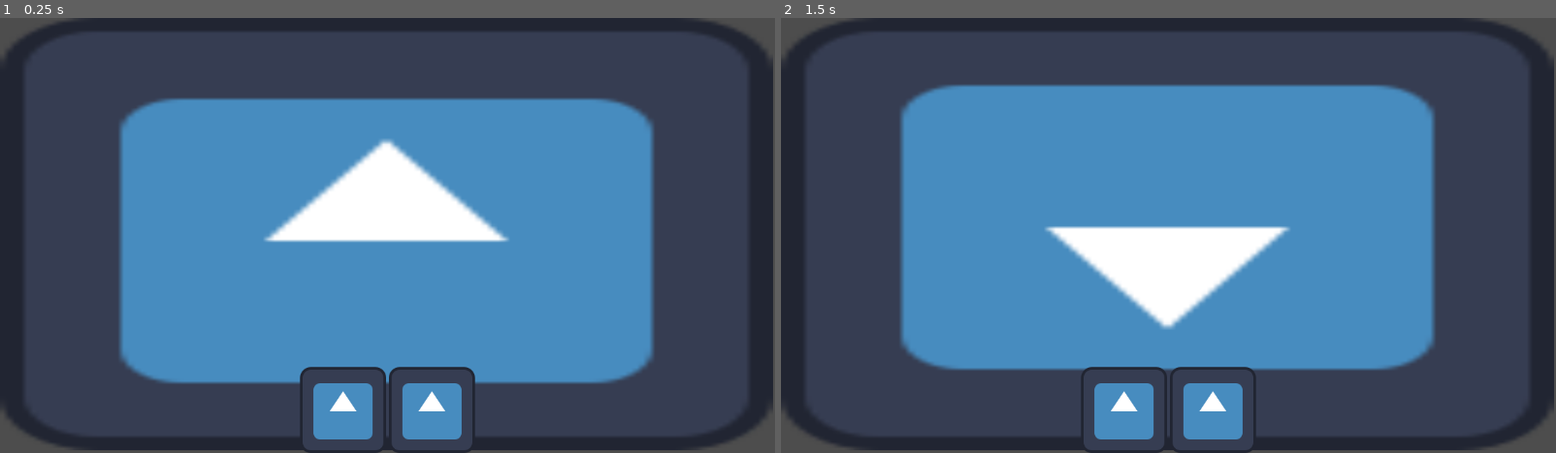
Above: before the commit, frames 1-2 (left to right).
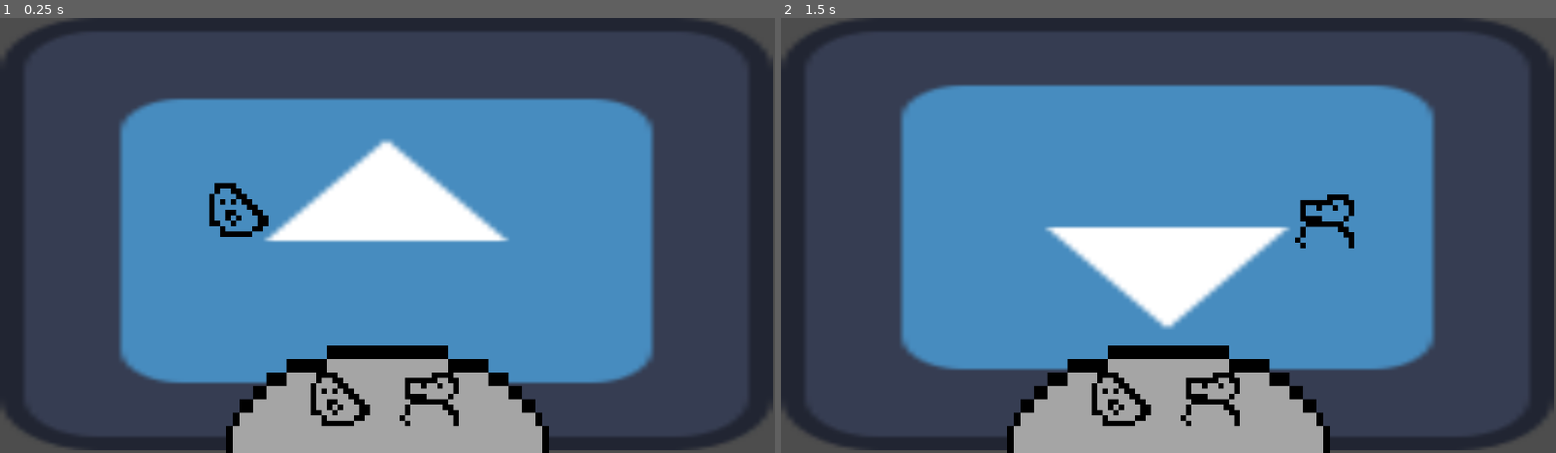
Above: after the commit, the same moments.

Repository: Nauviax/noirgame
Game: Godot game, scene res://scenes/main_scene.tscn
The game is run twice, just before and just after one commit, with the same random seed, the same clock (stepped at 60 frames per second) and the same inputs. The engine's default icon, where the game draws it, is replaced by a stand-in: a white triangle on a blue panel in a dark square.
Inputs (mouse positions are in pixels of both pictures, inside the frame that each line leads up to; where the layout moved, square brackets give the same spot in the first picture):
- Up to frame 1 (0.25 s): no input
- Up to frame 2 (1.5 s): click (1122, 400) [1122, 409] at 0.5 s; click (1215, 409) at 1.27 s

The runs differ from the first frame. In frame 1, 8.7% of the frame differs, in the area x 26-71%, y 37-100%; in frame 2, 8.7%.

Commit message:
Toolbar work, added placeholder textures

Diff:
--- a/scenes/locations/base_location.gd
+++ b/scenes/locations/base_location.gd
@@ -3,3 +3,6 @@
 
 ## Name of location, unique
 @export var location_name: String = "Base Location"
+
+## Image to use for selector button
+@export var location_icon: Texture
--- a/scenes/locations/base_location.tscn
+++ b/scenes/locations/base_location.tscn
@@ -1,9 +1,11 @@
-[gd_scene load_steps=2 format=3 uid="uid://btm57ihbnbuo6"]
+[gd_scene load_steps=3 format=3 uid="uid://btm57ihbnbuo6"]
 
 [ext_resource type="Script" path="res://scenes/locations/base_location.gd" id="1_xr1op"]
+[ext_resource type="Texture2D" uid="uid://bbmyacmxyi05t" path="res://icon.svg" id="2_w6did"]
 
 [node name="BaseLocation" type="Node2D"]
 script = ExtResource("1_xr1op")
 location_name = null
+location_icon = ExtResource("2_w6did")
 
 [node name="Background" type="Sprite2D" parent="."]
--- a/scenes/locations/inside_location.tscn
+++ b/scenes/locations/inside_location.tscn
@@ -1,12 +1,18 @@
-[gd_scene load_steps=3 format=3 uid="uid://c7witf3tlm7tb"]
+[gd_scene load_steps=4 format=3 uid="uid://c7witf3tlm7tb"]
 
 [ext_resource type="PackedScene" uid="uid://btm57ihbnbuo6" path="res://scenes/locations/base_location.tscn" id="1_oshgo"]
+[ext_resource type="Texture2D" uid="uid://bycmduqjdjy14" path="res://randomplaceholders/Thing1.png" id="2_8owp1"]
 [ext_resource type="Texture2D" uid="uid://bbmyacmxyi05t" path="res://icon.svg" id="2_wkhv7"]
 
 [node name="BaseLocation" instance=ExtResource("1_oshgo")]
 location_name = "Inside"
+location_icon = ExtResource("2_8owp1")
 
 [node name="Background" parent="." index="0"]
 position = Vector2(574.5, 322)
 scale = Vector2(8.97656, 5.03125)
 texture = ExtResource("2_wkhv7")
+
+[node name="Thing1" type="Sprite2D" parent="." index="1"]
+position = Vector2(359, 286)
+texture = ExtResource("2_8owp1")
--- a/scenes/locations/outside_location.tscn
+++ b/scenes/locations/outside_location.tscn
@@ -1,13 +1,19 @@
-[gd_scene load_steps=3 format=3 uid="uid://c34eynjqtbvev"]
+[gd_scene load_steps=4 format=3 uid="uid://c34eynjqtbvev"]
 
 [ext_resource type="PackedScene" uid="uid://btm57ihbnbuo6" path="res://scenes/locations/base_location.tscn" id="1_gxxq4"]
+[ext_resource type="Texture2D" uid="uid://scisw6byfwdb" path="res://randomplaceholders/Thing2.png" id="2_43n25"]
 [ext_resource type="Texture2D" uid="uid://bbmyacmxyi05t" path="res://icon.svg" id="2_rxwbp"]
 
 [node name="BaseLocation" instance=ExtResource("1_gxxq4")]
 location_name = "Inside"
+location_icon = ExtResource("2_43n25")
 
 [node name="Background" parent="." index="0"]
 position = Vector2(574.5, 322)
 scale = Vector2(8.97656, 5.03125)
 texture = ExtResource("2_rxwbp")
 flip_v = true
+
+[node name="Thing2" type="Sprite2D" parent="." index="1"]
+position = Vector2(812, 303)
+texture = ExtResource("2_43n25")
--- a/scenes/main_scene.gd
+++ b/scenes/main_scene.gd
@@ -2,38 +2,36 @@
 extends Node2D
 class_name MainScene
 
+## Array of all locations, packed scenes.
+@export var locations_unloaded: Array[PackedScene]
 
-@export_category("PackedScenes")
-
-## Array of all locations, packed scenes.
-@export var locations: Array[PackedScene]
+## Array of instantiated locations.
+var locations: Array[Location] = []
 
 ## Reference to location button scene, to populate UI with options.
 @export var location_button: PackedScene
 
-
-@export_category("UI elements")
-
 ## Location selector UI element, to add children to.
 @export var location_selector: Control
 # (I like adding references to UI like this, so if we move it around later it doesn't break the scripts.)
-
 
 ## Currently loaded location.
 var current_location: Location
 
 ## Onready, load the initial location and populate the UI.
 func _ready():
-	load_location(locations[0])
+	for location in locations_unloaded:
+		locations.push_back(location.instantiate())
+	show_location(locations[0])
 	for location in locations:
 		var button: LocationButton = location_button.instantiate()
 		button.location_to_load = location
+		button.texture_normal = location.location_icon
 		location_selector.add_child(button)
 
-
 ## Load a new location, unloading the current one.
-func load_location(new_location: PackedScene):
-	if current_location != null: # Shouldn't ever be false
-		current_location.queue_free()
-	current_location = new_location.instantiate()
+func show_location(new_location: Location):
+	if current_location: # Shouldn't ever be false.
+		remove_child(current_location)
+	current_location = new_location
 	add_child(current_location)
--- a/scenes/main_scene.tscn
+++ b/scenes/main_scene.tscn
@@ -1,17 +1,18 @@
-[gd_scene load_steps=6 format=3 uid="uid://ciqo7jrq2itxu"]
+[gd_scene load_steps=7 format=3 uid="uid://ciqo7jrq2itxu"]
 
 [ext_resource type="Script" path="res://scenes/main_scene.gd" id="1_41gje"]
 [ext_resource type="PackedScene" uid="uid://c7witf3tlm7tb" path="res://scenes/locations/inside_location.tscn" id="2_w55ox"]
 [ext_resource type="PackedScene" uid="uid://c34eynjqtbvev" path="res://scenes/locations/outside_location.tscn" id="3_al1ud"]
 [ext_resource type="PackedScene" uid="uid://bei0eo100huqm" path="res://ui/location_selector/location_button.tscn" id="4_kf4gn"]
+[ext_resource type="Texture2D" uid="uid://cls05x38txqwe" path="res://ui/ui_sprites/BasicToolbar.png" id="5_b7xis"]
 
 [sub_resource type="StyleBoxEmpty" id="StyleBoxEmpty_riku2"]
 
 [node name="MainScene" type="Node2D" node_paths=PackedStringArray("location_selector")]
 script = ExtResource("1_41gje")
-locations = Array[PackedScene]([ExtResource("2_w55ox"), ExtResource("3_al1ud")])
+locations_unloaded = Array[PackedScene]([ExtResource("2_w55ox"), ExtResource("3_al1ud")])
 location_button = ExtResource("4_kf4gn")
-location_selector = NodePath("UI/LevelSelect")
+location_selector = NodePath("UI/LevelSelectToolbar/LevelSelect")
 
 [node name="Camera2D" type="Camera2D" parent="."]
 anchor_mode = 0
@@ -23,7 +24,19 @@
 offset_bottom = 40.0
 theme_override_styles/panel = SubResource("StyleBoxEmpty_riku2")
 
-[node name="LevelSelect" type="HBoxContainer" parent="UI"]
+[node name="LevelSelectToolbar" type="CenterContainer" parent="UI"]
 layout_mode = 2
 size_flags_horizontal = 4
 size_flags_vertical = 8
+
+[node name="Background" type="TextureRect" parent="UI/LevelSelectToolbar"]
+layout_mode = 2
+texture = ExtResource("5_b7xis")
+
+[node name="LevelSelect" type="HBoxContainer" parent="UI/LevelSelectToolbar"]
+layout_mode = 2
+size_flags_horizontal = 4
+size_flags_vertical = 8
+
+[connection signal="pressed" from="UI/LevelSelectToolbar/LevelSelect/LocationButton" to="UI/LevelSelectToolbar/LevelSelect/LocationButton" method="_on_pressed"]
+[connection signal="pressed" from="UI/LevelSelectToolbar/LevelSelect/@TextureButton@21113" to="UI/LevelSelectToolbar/LevelSelect/@TextureButton@21113" method="_on_pressed"]
--- a/ui/location_selector/location_button.gd
+++ b/ui/location_selector/location_button.gd
@@ -1,12 +1,12 @@
 extends TextureButton
 class_name LocationButton
 
-## PackedScene to load when this button is clicked.
-@export var location_to_load: PackedScene
+## Scene to show when this button is clicked.
+@export var location_to_load: Location
 
 ## Reference to mainscene script, to be called when clicked. (Bad practice maybe?)
 @onready var main_scene: MainScene = get_node("/root/MainScene")
 
 ## Onclick, call the load_location function in the main scene.
 func _on_pressed():
-	main_scene.load_location(location_to_load)
+	main_scene.show_location(location_to_load)
Binary file added: randomplaceholders/Thing1.png
Not shown, added: randomplaceholders/Thing1.png.import
Binary file added: randomplaceholders/Thing2.png
Not shown, added: randomplaceholders/Thing2.png.import
Binary file added: ui/ui_sprites/BasicToolbar.png
Not shown, added: ui/ui_sprites/BasicToolbar.png.import
